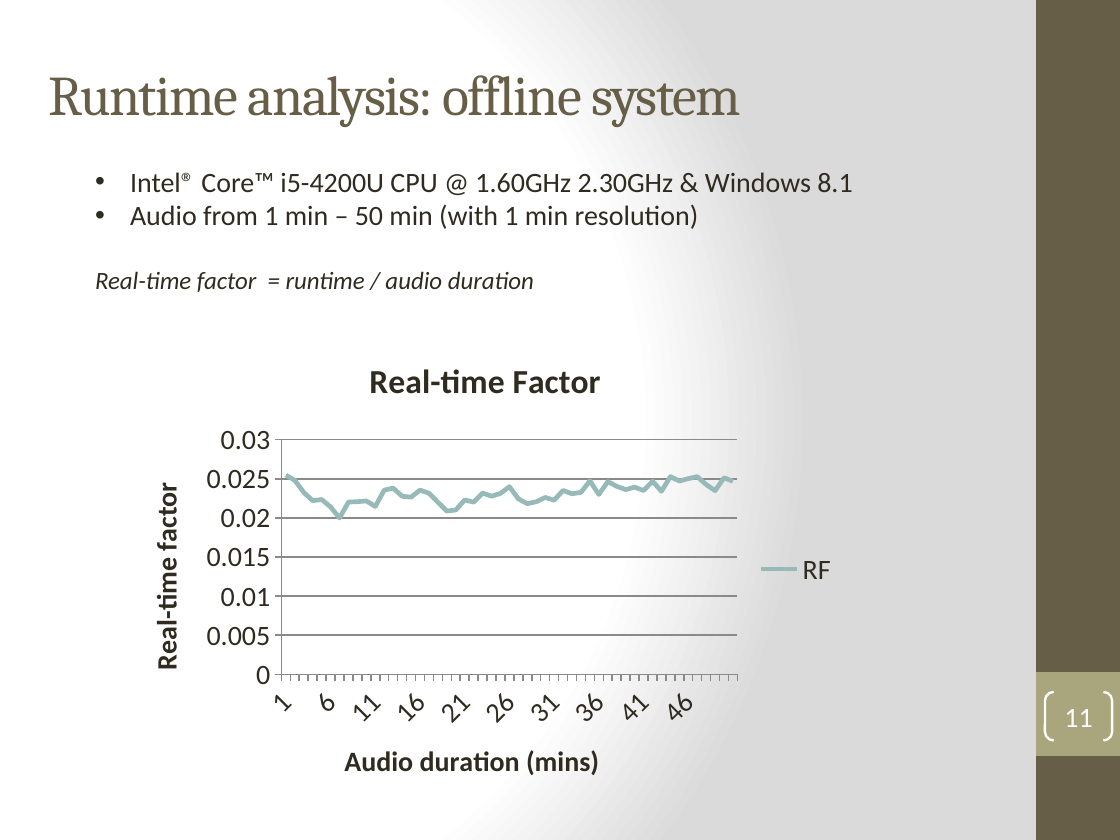
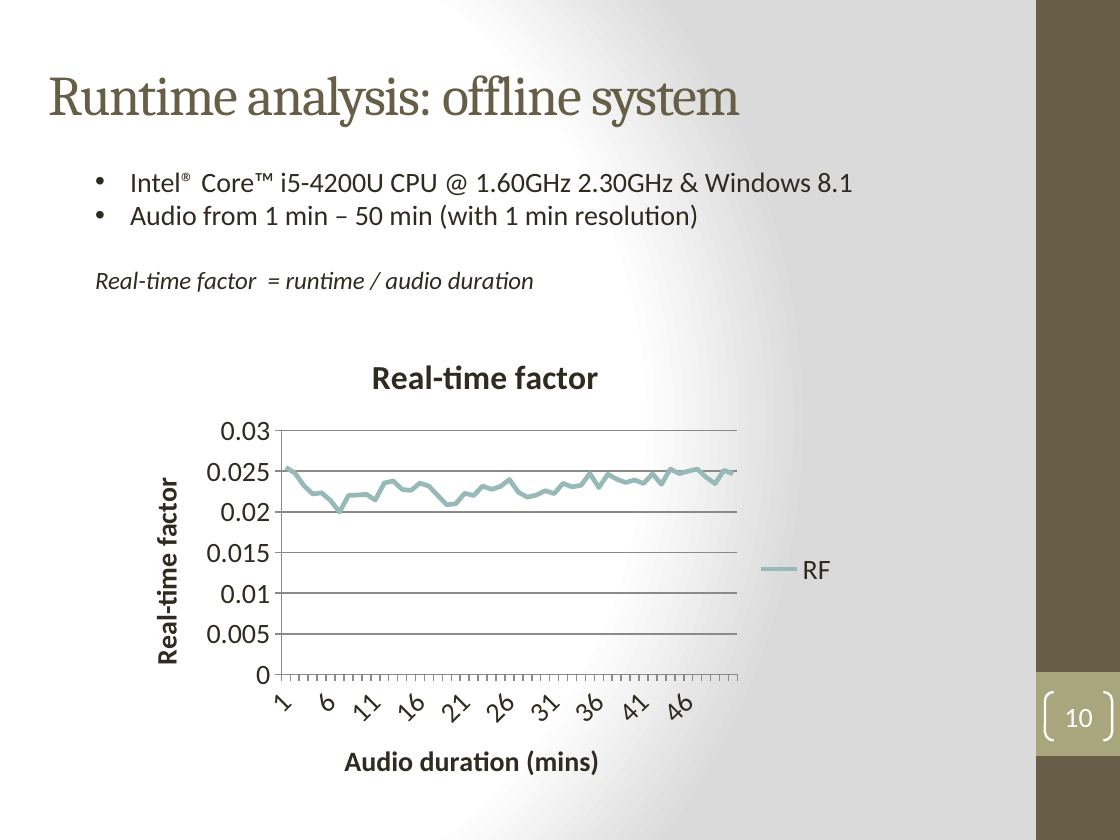
Before and after one commit to henryph/vba_project, a slide deck: slide 10 of Real-time Speaker Recognizer - Oral Examination.pptx (slide 11 before the commit). Drawn at 1120x840 pixels with LibreOffice and Linux fonts; fonts in the diff are those of the drawing. Boxes give left, top, right and bottom in pixels: in the first picture for what was removed or moved away, otherwise in the second. Text is boxed around its words. In the diff, an @@ line names an element or a change of style, - is before the commit and + after.

```diff
--- a/Real-time Speaker Recognizer - Oral Examination.pptx
+++ b/Real-time Speaker Recognizer - Oral Examination.pptx
@@ line chart at (121,336,849,803) @@
@@ title "Real-time Factor" to "Real-time factor" @@
@@ page number at (1064,709,1092,727): text changed @@
-11
+10
```
Also in this commit, not shown: 10 other slides changed, 3 slides added, 1 slide removed.
